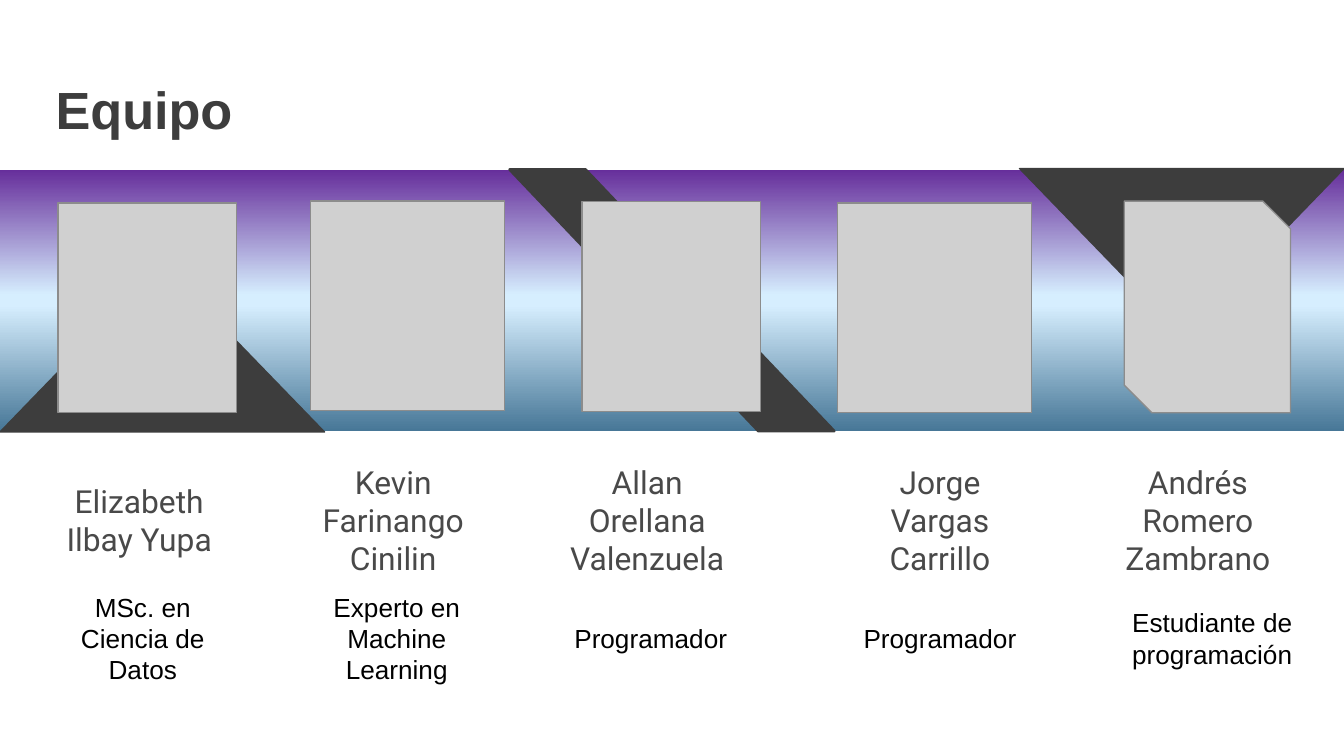
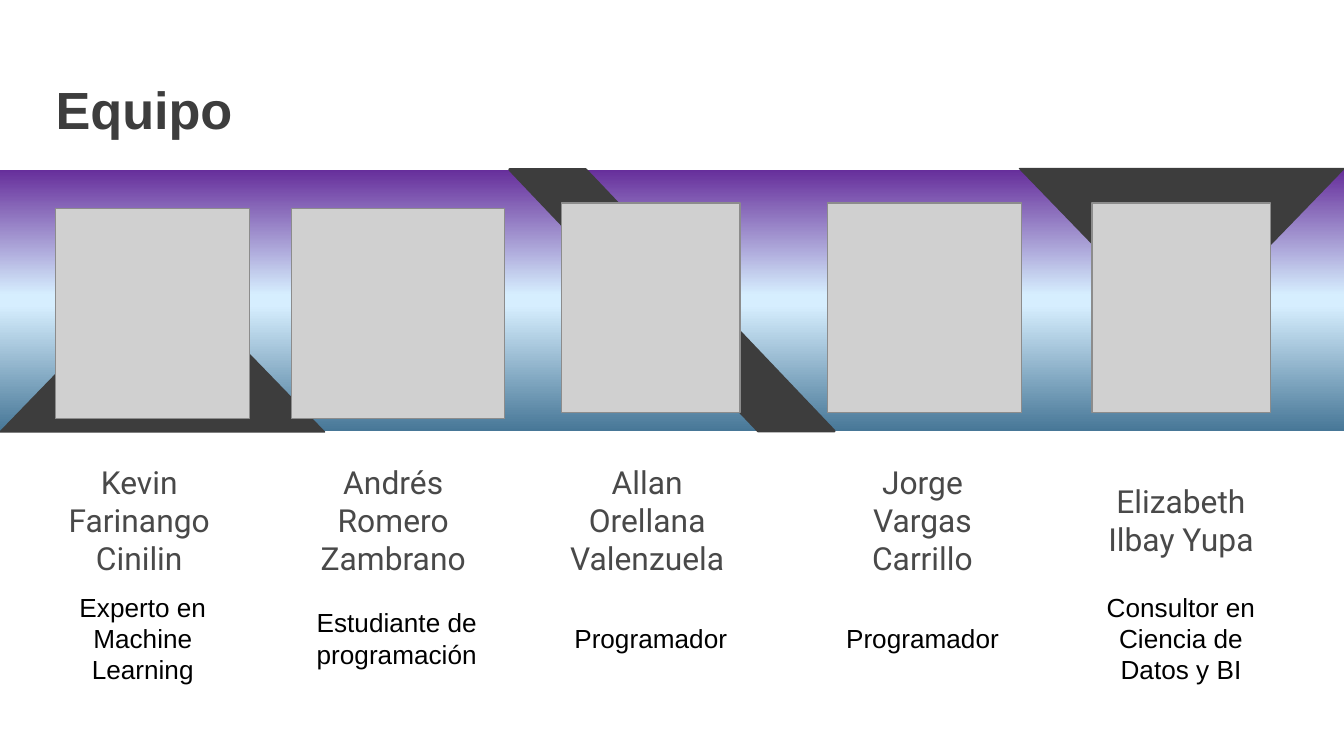
Before and after one commit to g1AI/SAI_PYMES, a slide deck: slide 3 of 6. Despliegue/AI En PYMES.pptx. Drawn at 1344x756 pixels with LibreOffice and Linux fonts; fonts in the diff are those of the drawing; grey boxes stand for pictures; background and template pictures are left out. Boxes give left, top, right and bottom in pixels: in the first picture for what was removed or moved away, otherwise in the second. Text is boxed around its words. In the diff, an @@ line names an element or a change of style, - is before the commit and + after.

```diff
--- a/6. Despliegue/AI En PYMES.pptx
+++ b/6. Despliegue/AI En PYMES.pptx
@@ picture: place and size @@
-picture at <box>58,203,237,413</box>
+picture at <box>55,208,249,418</box>
@@ picture: place and size @@
-picture at <box>310,202,504,411</box>
+picture at <box>292,208,505,418</box>
@@ picture: place and size @@
-picture at <box>582,202,761,411</box>
+picture at <box>562,203,741,413</box>
@@ picture: place and size @@
-picture at <box>837,203,1031,413</box>
+picture at <box>828,203,1021,413</box>
@@ picture: place and size @@
-picture at <box>1124,202,1290,414</box>
+picture at <box>1091,203,1270,413</box>
@@ title "Kevin Farinango Cinilin": place and size @@
-title "Kevin Farinango Cinilin" at <box>323,471,464,571</box>
+title "Kevin Farinango Cinilin" at <box>69,471,210,571</box>
@@ title "Andrés Romero Zambrano": place and size @@
-title "Andrés Romero Zambrano" at <box>1125,470,1270,571</box>
+title "Andrés Romero Zambrano" at <box>321,470,466,571</box>
@@ title "Jorge Vargas Carrillo": place and size @@
-title "Jorge Vargas Carrillo" at <box>890,471,991,571</box>
+title "Jorge Vargas Carrillo" at <box>872,471,973,571</box>
@@ title "Elizabeth Ilbay Yupa": place and size @@
-title "Elizabeth Ilbay Yupa" at <box>67,489,212,558</box>
+title "Elizabeth Ilbay Yupa" at <box>1108,489,1253,558</box>
@@ subtitle "Experto en Machine Learning": place and size @@
-subtitle "Experto en Machine Learning" at <box>333,599,460,685</box>
+subtitle "Experto en Machine Learning" at <box>79,599,206,685</box>
@@ subtitle "Estudiante de programación": place and size @@
-subtitle "Estudiante de programación" at <box>1132,613,1292,670</box>
+subtitle "Estudiante de programación" at <box>317,613,477,670</box>
@@ subtitle "Programador": place and size @@
-subtitle "Programador" at <box>864,629,1017,654</box>
+subtitle "Programador" at <box>846,629,999,654</box>
@@ subtitle at <box>1107,598,1255,685</box>: text changed @@
-MSc. en Ciencia de Datos
+Consultor en Ciencia de Datos y BI
```
Also in this commit, not shown: 7 other slides changed, 7 slides added, 1 slide removed.
